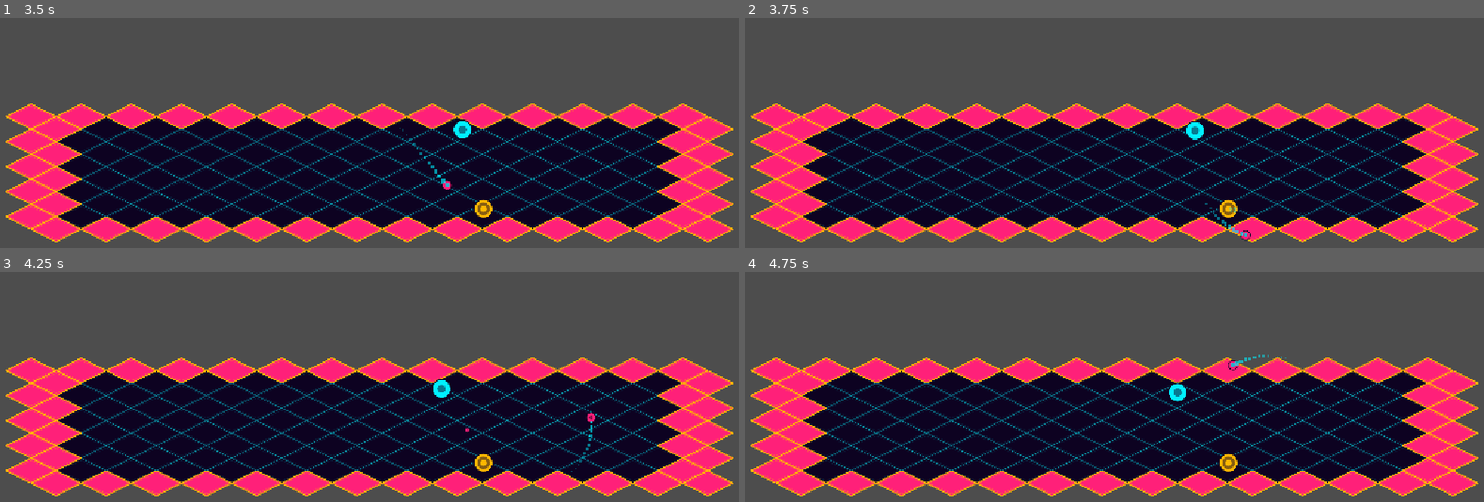
Above: before the commit, frames 1-4 (two rows, left to right).
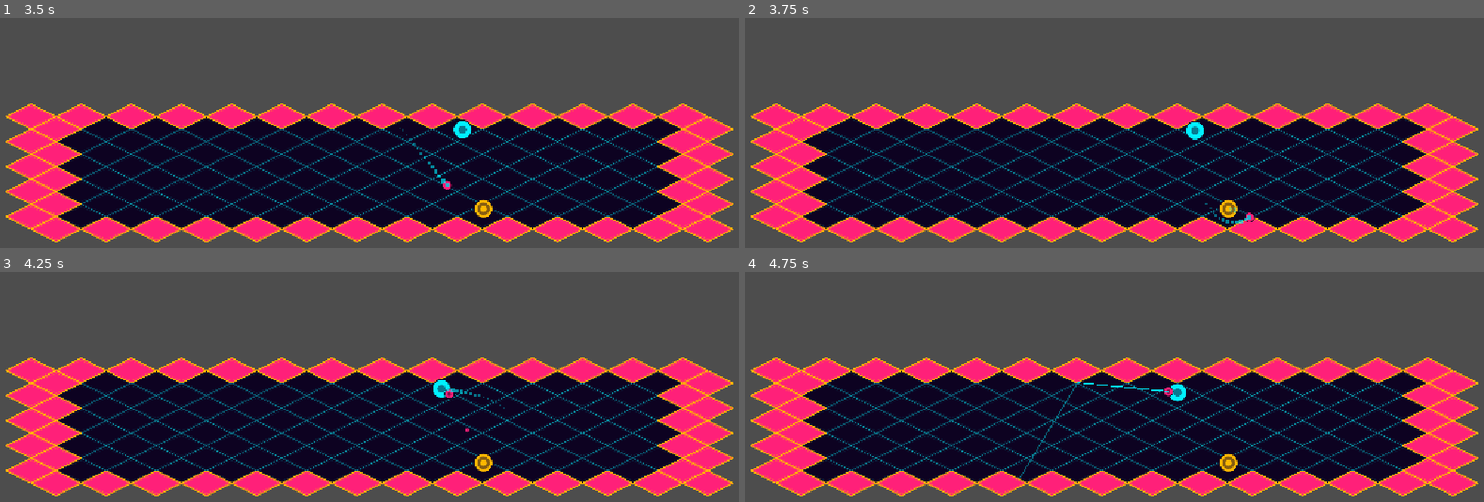
Above: after the commit, the same moments.

Repository: valeroman/Discus-Maximus
Game: Godot game, scene res://levels/test_arena.tscn
The game is run twice, just before and just after one commit, with the same random seed, the same clock (stepped at 60 frames per second) and the same inputs. The project has no main scene, so this scene is started directly.
Inputs (mouse positions are in pixels of both pictures, inside the frame that each line leads up to):
- Up to frame 1 (3.5 s): tap Enter at 0.5 s; move the mouse to (532, 151) at 0.52 s; hold D (move_right) 0.53-1.28 s; hold Shift (block) 0.53-1.28 s; move the mouse to (221, 195) at 1.27 s; hold S (move_down) 1.28-2.03 s; tap Space (dash) at 1.35, 2 s; move the mouse to (443, 80) at 2.02 s; hold D (move_right) 2.03-2.78 s; right-click (443, 80) at 2.1 s; move the mouse to (outside the picture) at 2.77 s; hold W (move_up) from 2.78 s (still down); click (outside the picture) at 2.85 s
- Up to frame 2 (3.75 s): move the mouse to (1343, 236) at 3.52 s; release W (move_up) at 3.53 s; hold A (move_left) from 3.53 s (still down); tap V (toggle_aim_preview) at 3.6 s
- Up to frame 3 (4.25 s): keep holding A (move_left)
- Up to frame 4 (4.75 s): keep holding A (move_left); move the mouse to (885, 364) at 4.27 s; tap Shift (block) at 4.35 s

Frame 1 is identical in both runs. In frame 2, 0.1% of the frame differs, in the area x 63-70%, y 84-97%; in frame 3, 0.2%; in frame 4, 0.3%, in the area x 37-76%, y 35-90%.

Commit message:
feat: Implement variable turn rate for disc returning behavior with backstop delay

Diff:
--- a/data/disc_stats.tres
+++ b/data/disc_stats.tres
@@ -10,7 +10,7 @@
 return_turn_rate = 4.0
 return_turn_rate_gain = 3.0
 return_straighten_delay = 1.2
-return_straighten_turn_rate = 12.0
+return_straighten_turn_rate = 45.0
 catch_radius = 20.0
 flight_timeout = 4.0
 aim_preview_max_distance = 1500.0
--- a/entities/disc/disc.gd
+++ b/entities/disc/disc.gd
@@ -55,10 +55,17 @@
 				velocity = velocity.normalized() * stats.return_speed
 				return_time = 0.0
 	elif state == State.RETURNING:
+		return_time += _delta
 		var to_target := held_parent.global_position - global_position
 		var desired_direction := to_target.normalized()
 		var angle_to_desired := velocity.angle_to(desired_direction)
-		var max_step := stats.return_turn_rate * _delta
+		var effective_turn_rate := minf(
+			stats.return_turn_rate + stats.return_turn_rate_gain * absf(angle_to_desired),
+			stats.return_straighten_turn_rate
+		)
+		if return_time >= stats.return_straighten_delay:
+			effective_turn_rate = stats.return_straighten_turn_rate
+		var max_step := effective_turn_rate * _delta
 		velocity = velocity.rotated(clampf(angle_to_desired, -max_step, max_step))
 		global_position += velocity * _delta
 		if to_target.length() <= stats.catch_radius:
Not shown, changed: specs/20-retorno-curvo-turn-rate-variable.md
